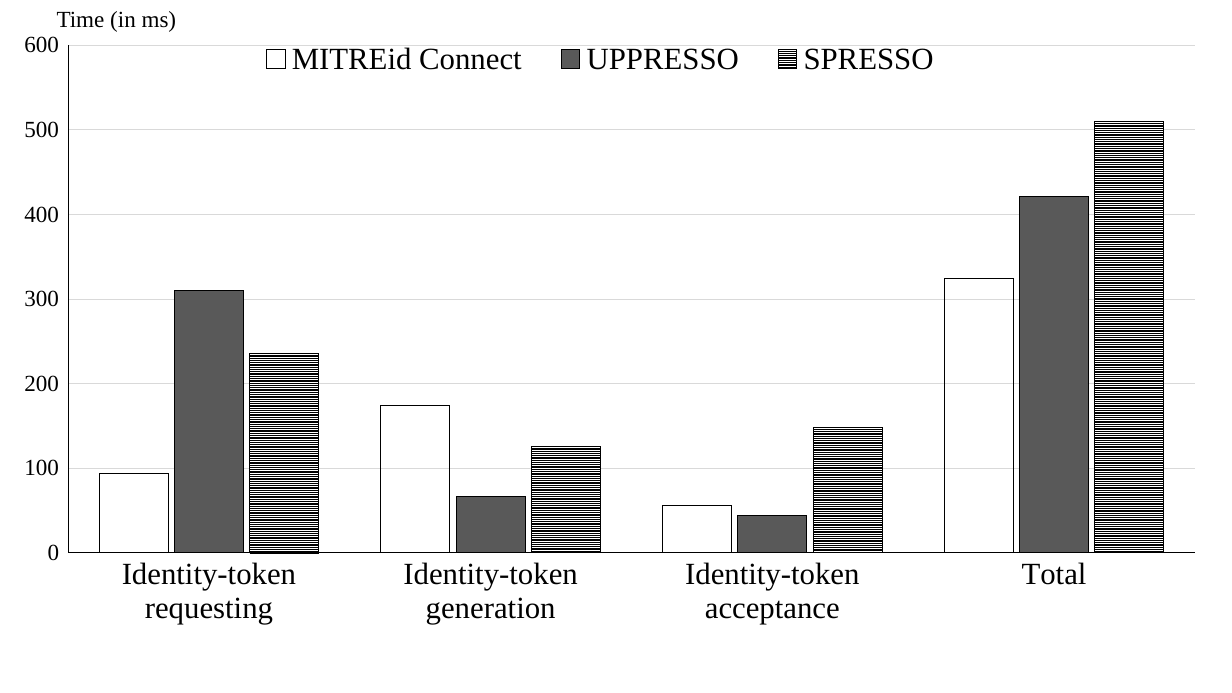
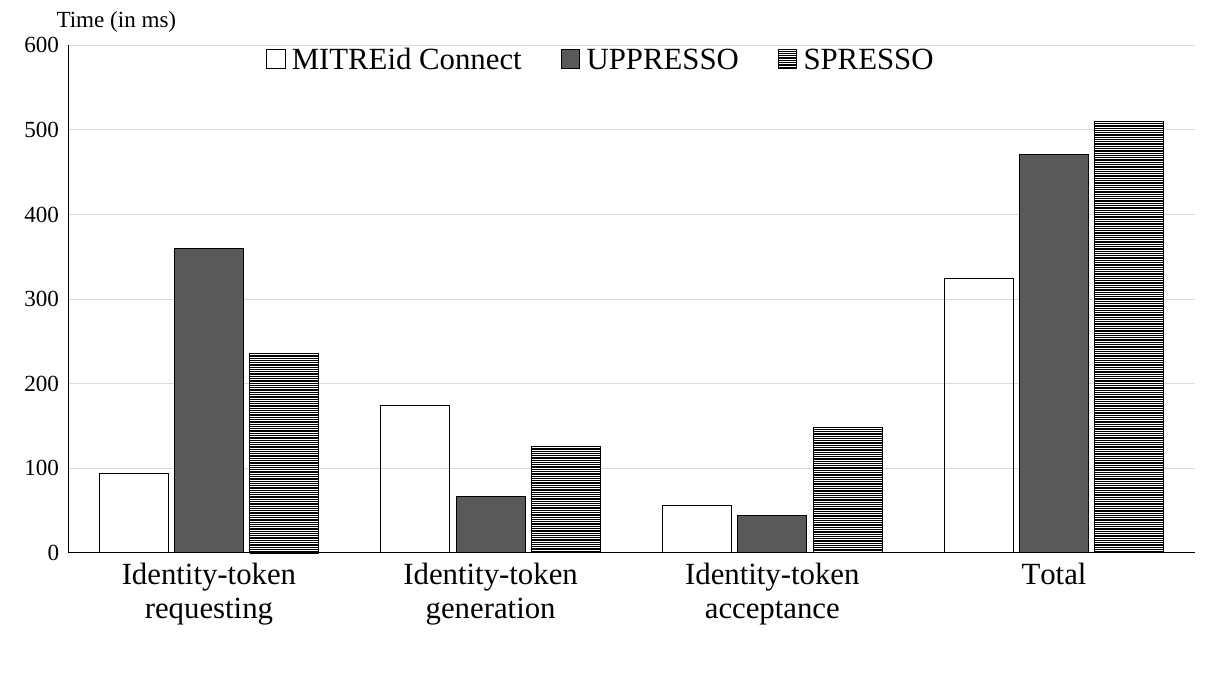
Before and after one commit to cqguo/OIDC-latex, a slide deck: slide 1 of fig/evaluation-internet.pptx. Drawn at 1232x693 pixels with LibreOffice and Linux fonts; fonts in the diff are those of the drawing. Boxes give left, top, right and bottom in pixels: in the first picture for what was removed or moved away, otherwise in the second. Text is boxed around its words. In the diff, an @@ line names an element or a change of style, - is before the commit and + after.

```diff
--- a/fig/evaluation-internet.pptx
+++ b/fig/evaluation-internet.pptx
@@ column chart at (0,19,1220,693) @@
@@ UPPRESSO, Identity-token requesting: 310 to 360 @@
@@ UPPRESSO, Total: 420 to 470 @@
```
Also in this commit, not shown: 3 other files.
